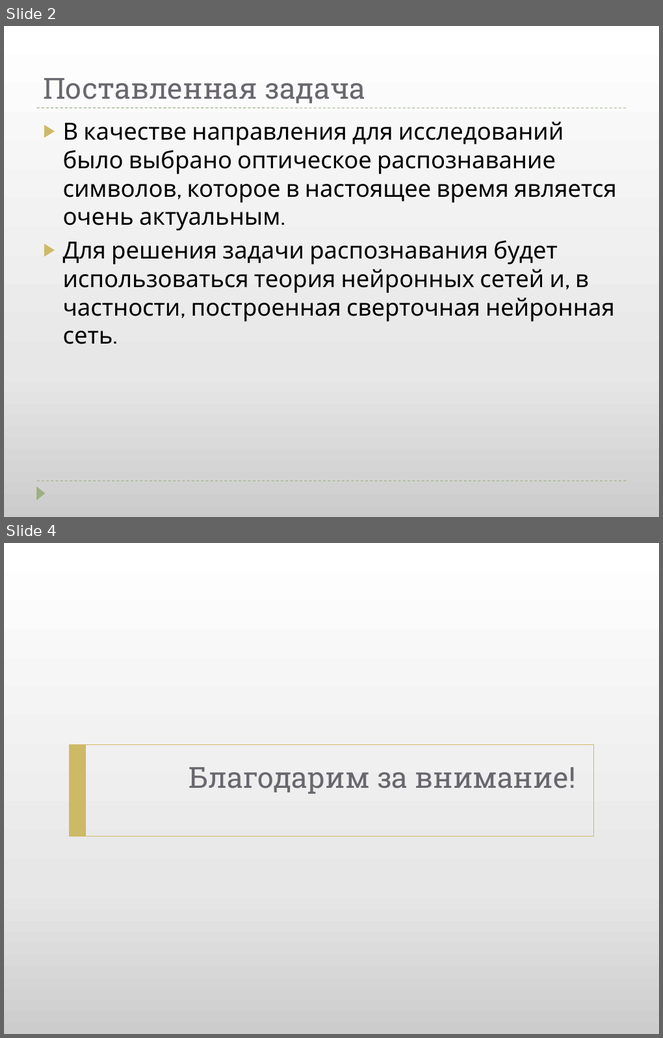
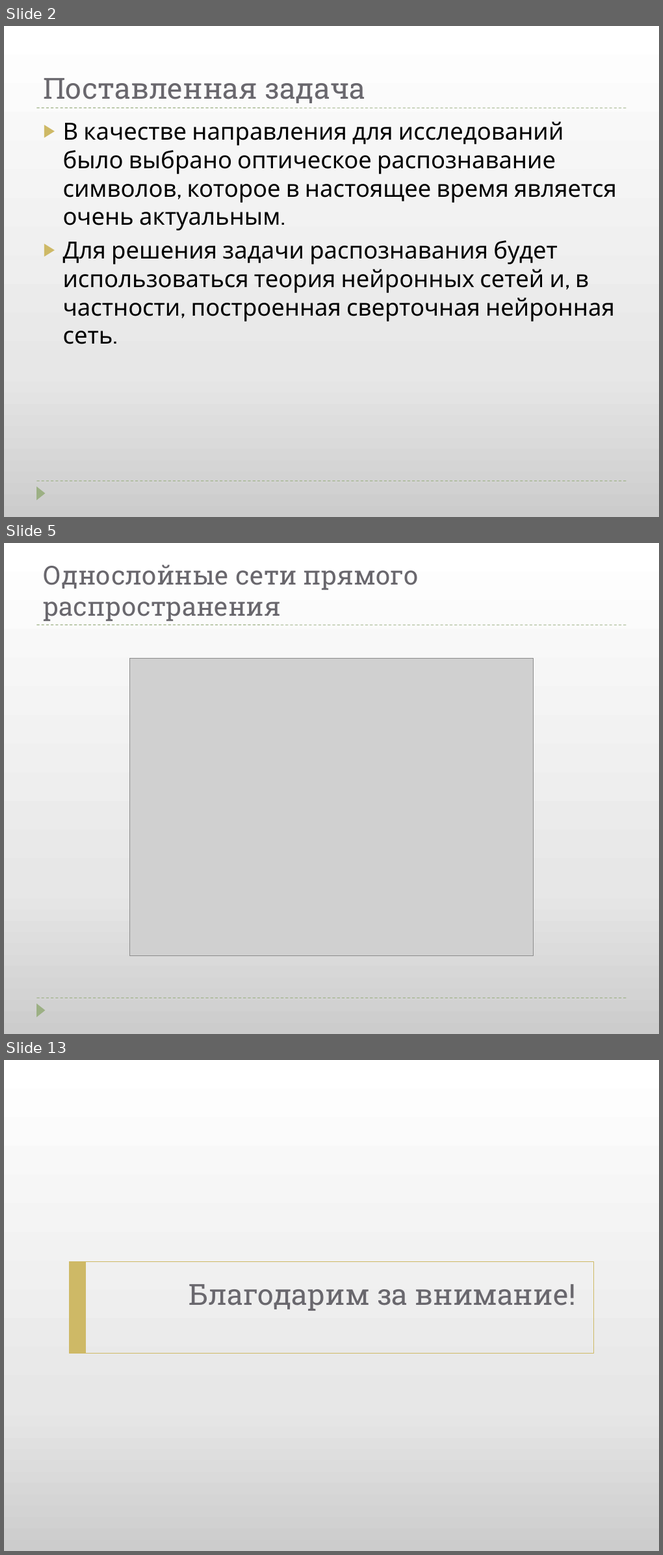
Before and after one commit to igor-kalashnikov/nebulous, a slide deck: Documentation/Project Presentation.pptx. Shown one above the other, each under a label of ours: slides 2 and 4 before the commit, slides 2, 5 and 13 after it; the slides between them are not shown. The pictures are 663x1038 and 663x1555 pixels, drawn with LibreOffice and Linux fonts; fonts in the diff are those of the drawing; grey boxes stand for pictures. Boxes give left, top, right and bottom in pixels: in the first picture for what was removed or moved away, otherwise in the second. Text is boxed around its words. In the diff, an @@ line names an element or a change of style, - is before the commit and + after.

```diff
--- a/Documentation/Project Presentation.pptx
+++ b/Documentation/Project Presentation.pptx
@@ slide 5 added at box(4, 543, 659, 1034), background gradient #CCCCCC to #E7E7E7 to #FFFFFF; not listed: 3 template elements that a slide beside it also shows @@
@@ title added at box(43, 564, 419, 621), 28.8 pt, text #69676D @@
+Однослойные сети прямого распространения
@@ picture added at box(130, 658, 533, 956) @@
@@ what was slide 4 is now slide 13 @@
```
Also in this commit, not shown: 1 slide changed, 8 other slides added, 2 other files.
